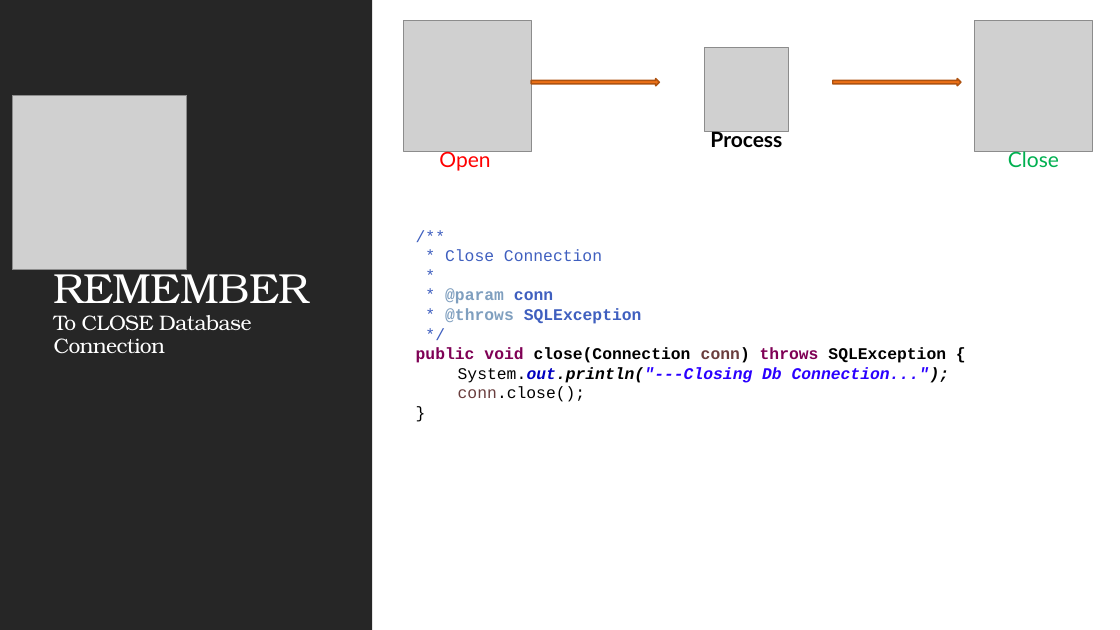
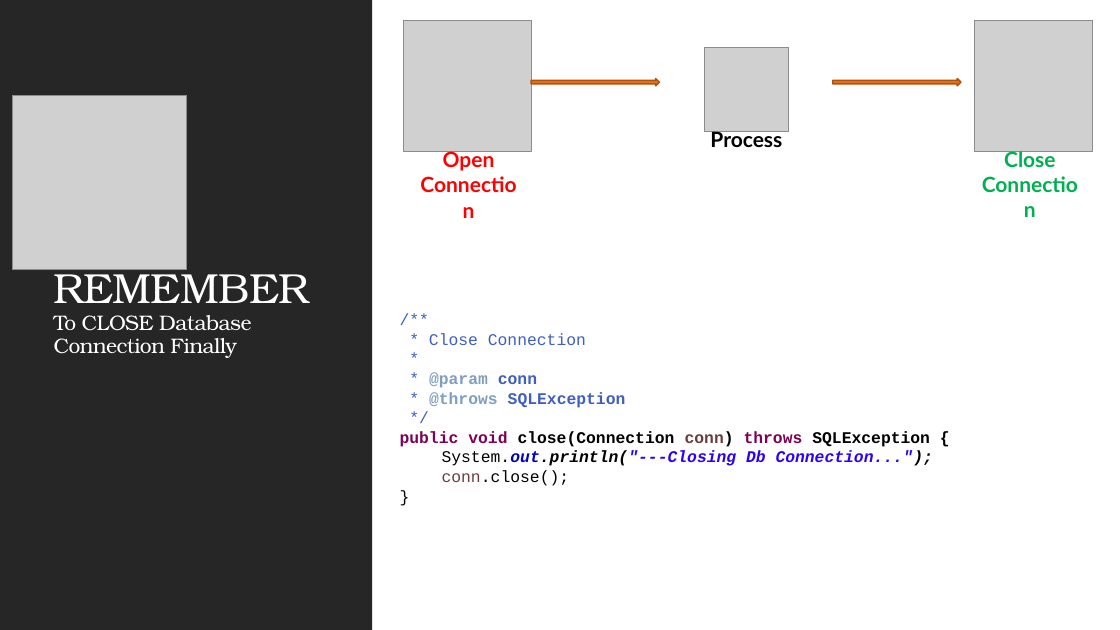
Before and after one commit to JSS-DEVCORE/JdbcExample, a slide deck: slide 15 of docs/JDBC Insights.pptx. Drawn at 1120x630 pixels with LibreOffice and Linux fonts; fonts in the diff are those of the drawing; grey boxes stand for pictures. Boxes give left, top, right and bottom in pixels: in the first picture for what was removed or moved away, otherwise in the second. Text is boxed around its words. In the diff, an @@ line names an element or a change of style, - is before the commit and + after.

```diff
--- a/docs/JDBC Insights.pptx
+++ b/docs/JDBC Insights.pptx
@@ text at [443,149,495,171]: paragraph added @@
+Connection
@@ text at [443,149,495,171]: bold on in "Open" @@
@@ text at [1004,149,1056,167]: text changed; bold on @@
-Close
+Close Connection
@@ title at [54,264,309,358]: text changed @@
-REMEMBER
-To CLOSE Database Connection
+REMEMBER
+To CLOSE Database Connection Finally
@@ text "/**": place and size @@
-text "/**" at [416,249,950,402]
+text "/**" at [400,333,934,486]
```
Also in this commit, not shown: 4 other slides changed, 1 slide added, 40 other files.
